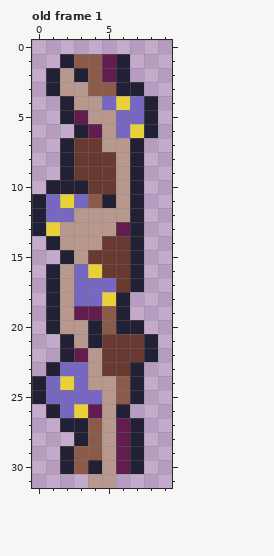
Pixel-art file, stored at external/aseprite/sprint_wall.aseprite. The first picture shows the starting point.
10x32 pixels, 1 frame. Shown: old frame 1. The commit also changed other frames, which this record leaves out.
After the commit:
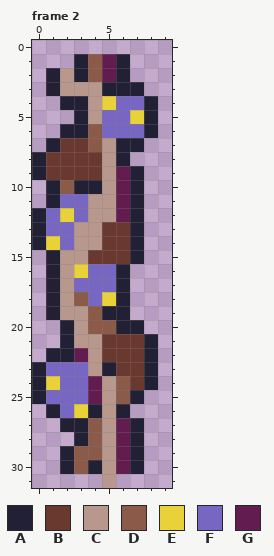
Palette (. is transparent): A #222034  B #69382e  C #b8978d  D #8b5a48  E #e9d239  F #7767c2  G #631c50
A new or re-ordered frame is compared with the old frame closest to it.
Commit message: Add animation to sprint walls
Changes in this commit:
frames 1 -> 5
layer "Layer 2" added
Frame 2 is new; against old frame 1, layers "Layer 2", "Layer 1":
y 1: x 2..3 AD -> .A
y 3: x 4..5 DD -> CA
y 4: x 3 C -> A; x 5..6 FE -> EF
y 5: x 2..3 AG -> .A; x 5 C -> F; x 7 F -> E
y 6: x 2 . -> A; x 4..5 GC -> DF; x 7 E -> F
y 7: x 1..2 .A -> AB; x 4 B -> D; x 6 C -> A
y 8: x 0..2 ..A -> ABB; x 5..7 BCA -> CA.
y 9: x 0..2 ..A -> ABB; x 5..6 BC -> CG
y 10: x 2 A -> D; x 4..6 BBC -> ACG
y 11: x 0..2 AFE -> .AF; x 4..6 DAC -> CCG
y 12: x 2..3 FC -> EF; x 6 C -> G
y 13: x 1..2 EC -> FF; x 5..6 CG -> BB
y 14: x 0..2 .AC -> AEF
y 15: x 1..2 .A -> AC
y 16: x 3..7 FEBBA -> EFFA.
y 17: x 6..7 BA -> A.
y 18: x 3 F -> D
y 19: x 3..5 GGD -> CDA
y 20: x 1..2 AC -> .A; x 4 A -> D
y 21: x 4 A -> C
y 22: x 1 . -> A
y 23: x 0..1 .A -> AF; x 5 B -> A; x 7..8 A. -> BA
y 24: x 1..2 FE -> EF; x 4 C -> G; x 7..8 A. -> BA
y 25: x 4 F -> G
y 26: x 4 G -> A
y 31: x 4 C -> .
Where, in picture pixels (left, top, right, bottom), the same in both pictures:
changed: (32, 54, 158, 418)
erased: (88, 474, 102, 488)
